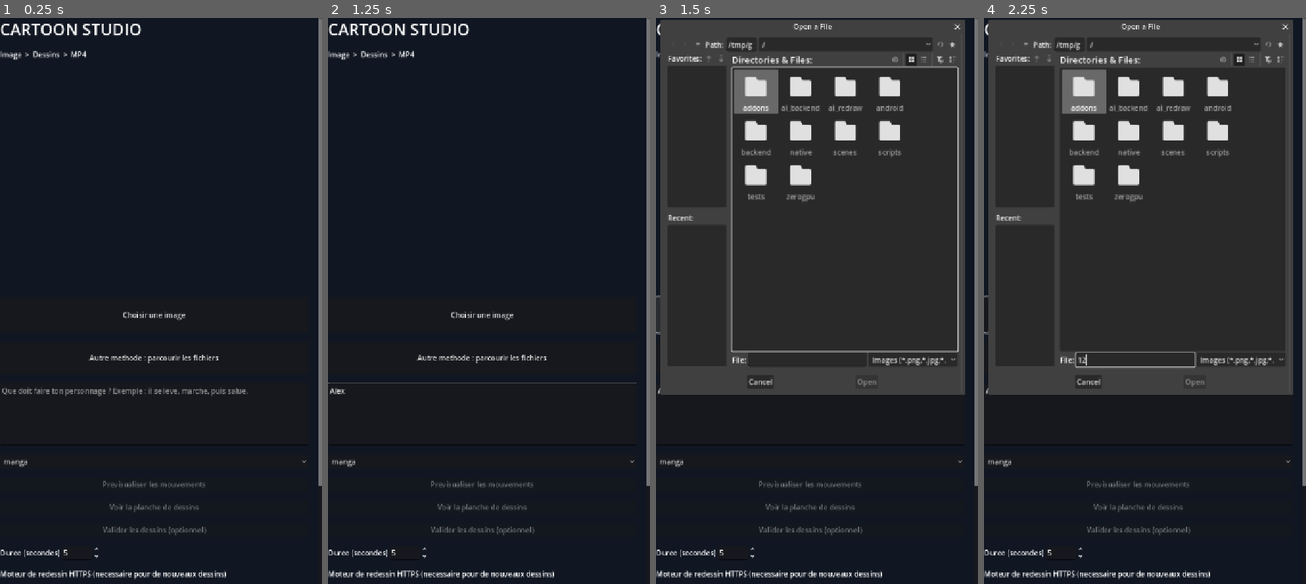
Above: before the commit, frames 1-4 (left to right).
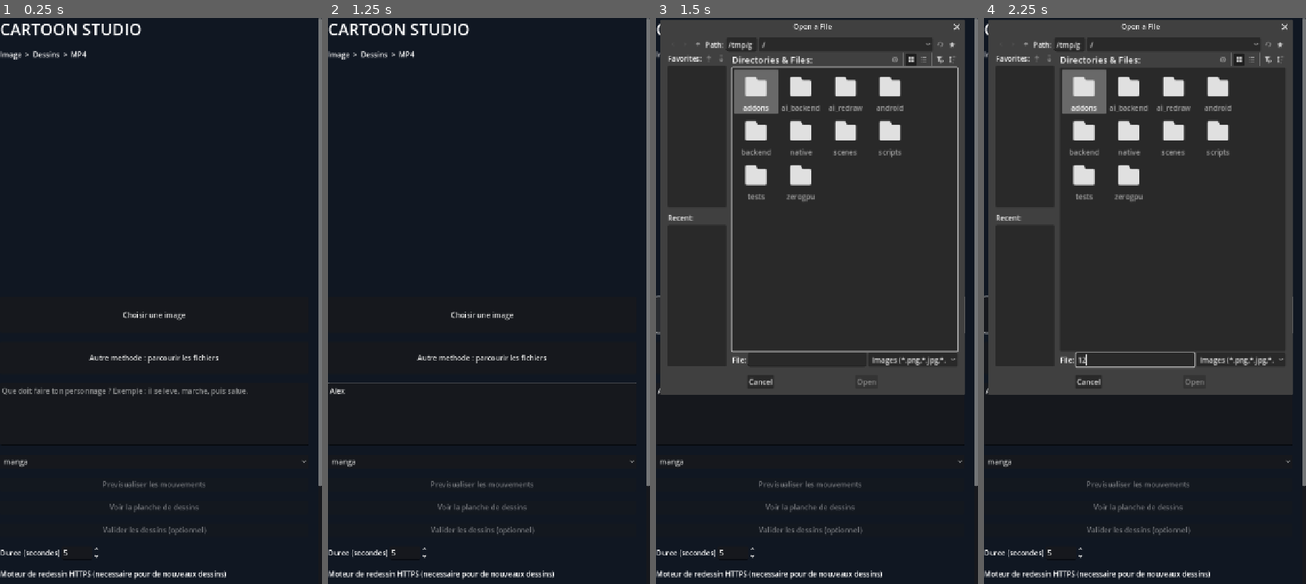
Above: after the commit, the same moments.

Repository: ericjamesempere-stack/MobileI2V-Xiaomi-
Game: Godot game, scene res://scenes/main.tscn
Same seed, same stepped clock (60 frames per second), same inputs: the game is played once before the commit and once after it.
Inputs (mouse positions are in pixels of both pictures, inside the frame that each line leads up to):
- Up to frame 1 (0.25 s): no input
- Up to frame 2 (1.25 s): click (482, 414) at 0.52 s; type "Alex" at 0.6 s
- Up to frame 3 (1.5 s): click "Choisir une image" at 1.25 s
- Up to frame 4 (2.25 s): click (1135, 357) at 2.02 s; type "12" at 2.1 s

Frames 1-2 are identical in both runs. In frame 3, 0.2% of the frame differs, in the area x 41-96%, y 1-65%; in frame 4, 0.2%.

Commit message:
Require storyboard review before MP4 in experimental free AI mode; avoid misleading automatic animation export

Diff:
--- a/scripts/cartoon_studio.gd
+++ b/scripts/cartoon_studio.gd
@@ -337,7 +337,10 @@
             action.text = "Exporter MP4"
             _build_sheet()
             status.text = "%d dessins sauvegardes (%s). Creation du MP4..." % [frames.size(), "IA gratuite texte (visage non garanti)" if free_mode else ("IA externe" if online_mode else "animation locale stylisee, visage non reproduit")]
-            await _export_generated_mp4()
+            if free_mode:
+                status.text = "Deux images IA de storyboard sauvegardees. Controle la coherence avant export MP4 : ce ne sont pas des mouvements animes fluides."
+            else:
+                await _export_generated_mp4()
     busy = false
     action.disabled = false
     _refresh_review_buttons()
